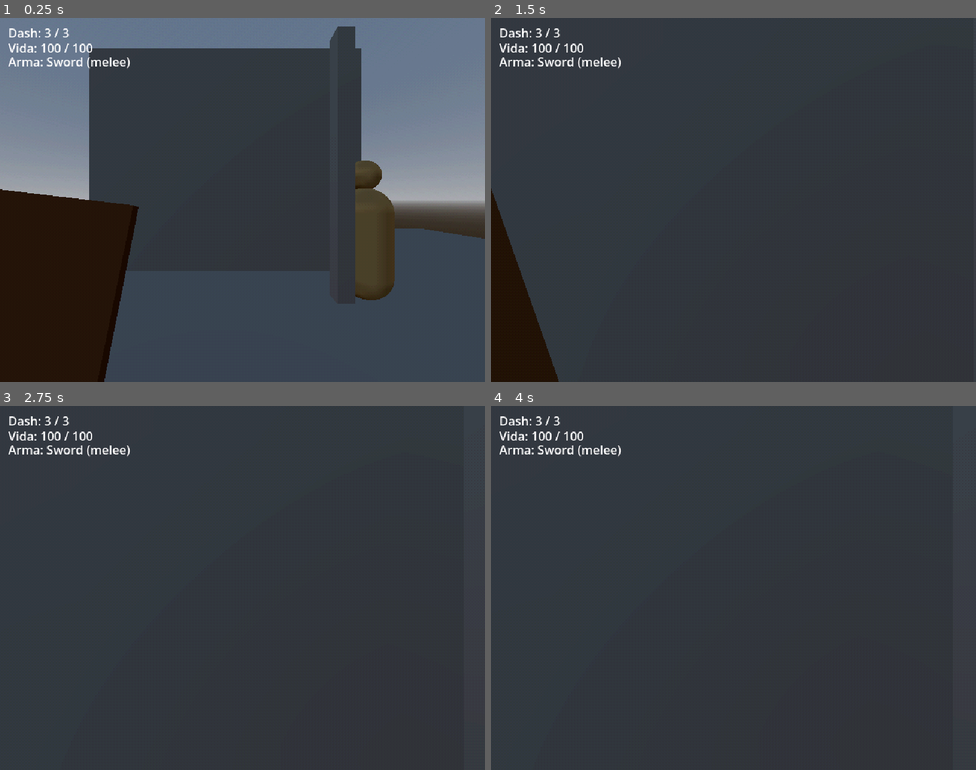
Above: before the commit, frames 1-4 (two rows, left to right).
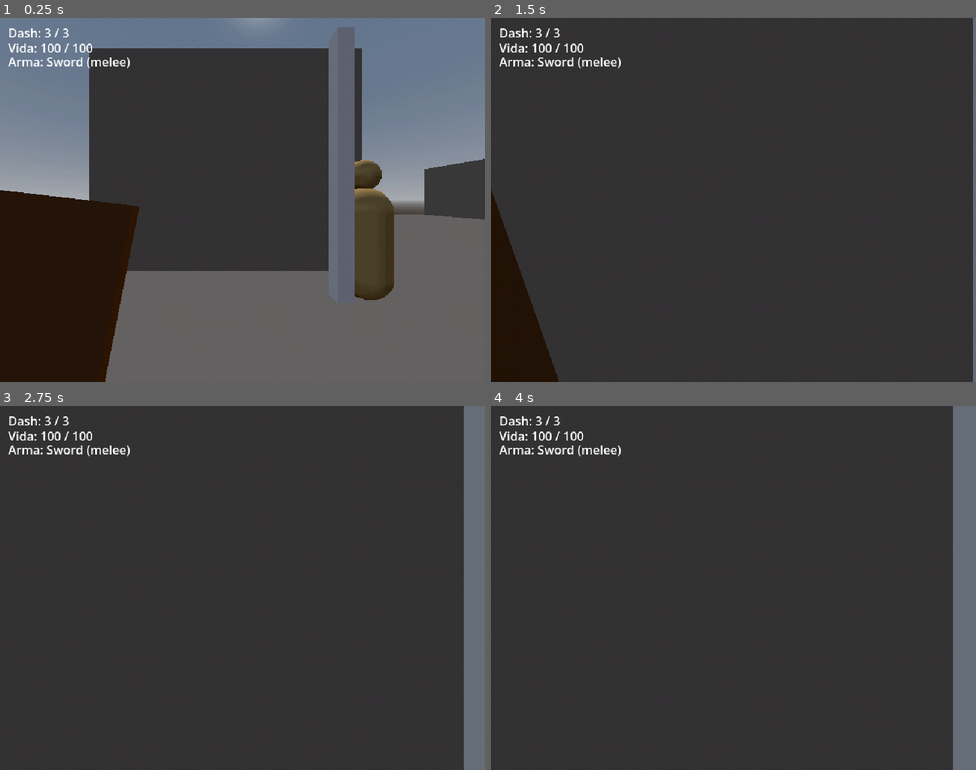
Above: after the commit, the same moments.

Repository: CodeCastersD20/Armagedon_CodeCasters
Game: Godot game, scene res://scenes/main.tscn
Two runs of this game, one before a commit and one after it. Both use one fixed random seed, a clock stepped at 60 frames per second and the inputs below.
Inputs (mouse positions are in pixels of both pictures, inside the frame that each line leads up to):
- Up to frame 1 (0.25 s): no input
- Up to frame 2 (1.5 s): tap Enter at 0.5 s; move the mouse to (757, 200) at 0.52 s; press the mouse at (757, 200) at 0.53 s; hold W (move_forward) from 0.53 s (still down); tap Space (jump) at 0.77 s; move the mouse to (709, 200) at 1.27 s; release the mouse at (709, 200) at 1.28 s; right-click (709, 200) at 1.35 s
- Up to frame 3 (2.75 s): keep holding W (move_forward); tap Space (jump) at 1.52, 2 s; move the mouse to (252, 580) at 2.02 s; hold C (crouch) from 2.03 s (still down)
- Up to frame 4 (4 s): keep holding W (move_forward); tap Enter at 2.75 s; move the mouse to (728, 595) at 2.77 s; release C (crouch) at 2.78 s; tap Shift (dash) at 2.85 s; tap Space (jump) at 3.02, 3.5, 3.77 s; move the mouse to (767, 591) at 3.52 s; tap Ctrl (run_toggle) at 3.6 s

The runs differ from the first frame. In frame 1, 31% of the frame differs, in the area x 0-100%, y 0-100%; in frame 2, 0.6%; in frame 3, 4.4%; in frame 4, 4.8%.

Commit message:
feat(player): aplica filtro psx y nearest a armas, escudo, muñeco y arena

Diff:
--- a/armagedon/project.godot
+++ b/armagedon/project.godot
@@ -105,4 +105,5 @@
 [rendering]
 
 textures/canvas_textures/default_texture_filter=0
+textures/default_filters/use_nearest_mipmap_filter=true
 rendering_device/driver.windows="d3d12"
--- a/armagedon/scenes/World/World.tscn
+++ b/armagedon/scenes/World/World.tscn
@@ -3,6 +3,7 @@
 [ext_resource type="PackedScene" uid="uid://c7gojarrgqvgl" path="res://scenes/Player/player.tscn" id="1_6rd1t"]
 
 [ext_resource type="PackedScene" path="res://scenes/Dummy/TrainingDummy.tscn" id="2_dummy"]
+[ext_resource type="Shader" uid="uid://8cvg1se3q1g0" path="res://assets/shaders/psx.gdshader" id="3_psx"]
 
 [sub_resource type="ProceduralSkyMaterial" id="ProceduralSkyMaterial_6rd1t"]
 sky_horizon_color = Color(0.66224277, 0.6717428, 0.6867428, 1)
@@ -16,24 +17,50 @@
 sky = SubResource("Sky_1bnsl")
 glow_enabled = true
 
+[sub_resource type="ShaderMaterial" id="ShaderMaterial_floor"]
+render_priority = 0
+shader = ExtResource("3_psx")
+shader_parameter/albedo_color = Color(0.42, 0.4, 0.38, 1)
+shader_parameter/snap_resolution = 160.0
+
+[sub_resource type="ShaderMaterial" id="ShaderMaterial_wall"]
+render_priority = 0
+shader = ExtResource("3_psx")
+shader_parameter/albedo_color = Color(0.6, 0.55, 0.5, 1)
+shader_parameter/snap_resolution = 160.0
+
 [node name="World" type="Node3D" unique_id=1111263311]
 
 [node name="WorldEnvironment" type="WorldEnvironment" parent="." unique_id=149825168]
 environment = SubResource("Environment_mbmvx")
 
+[node name="Sol" type="DirectionalLight3D" parent="." unique_id=638401752]
+transform = Transform3D(0.899554, -0.432538, 0.06093937, -0.31086242, -0.5359126, 0.78496003, -0.30686688, -0.7250576, -0.6165421, 1.633307, 12.122532, -13.46772)
+light_energy = 0.9
+
 [node name="Player" parent="." unique_id=1210332556 instance=ExtResource("1_6rd1t")]
 transform = Transform3D(1, 0, 0, 0, 1, 0, 0, 0, 1, 0.0056672096, 0.009530306, 0.007673621)
 
 [node name="Suelo" type="CSGBox3D" parent="." unique_id=671298003]
+transform = Transform3D(1, 0, 0, 0, 1, 0, 0, 0, 1, 0, -0.1, 0)
 use_collision = true
 collision_layer = 2
-size = Vector3(20, 0.001, 20)
+size = Vector3(40, 0.2, 40)
+material = SubResource("ShaderMaterial_floor")
 
 [node name="pared" type="CSGBox3D" parent="." unique_id=112390329]
 transform = Transform3D(1, 0, 0, 0, 1, 0, 0, 0, 1, -0.37693357, 2.4946234, -4.1150413)
 use_collision = true
 collision_layer = 2
 size = Vector3(6.1, 5, 0.1)
+material = SubResource("ShaderMaterial_wall")
 
-[node name="TrainingDummy" parent="." instance=ExtResource("2_dummy")]
+[node name="paredD" type="CSGBox3D" parent="." unique_id=910465878]
+transform = Transform3D(-4.3711392e-08, 0, 1.0000001, 0, 1, 0, -1.0000001, 0, -4.3711392e-08, 20.1, 2.5, 0.0057662725)
+use_collision = true
+collision_layer = 2
+size = Vector3(39.97531, 5, 0.2)
+material = SubResource("ShaderMaterial_wall")
+
+[node name="TrainingDummy" parent="." unique_id=1883699490 instance=ExtResource("2_dummy")]
 transform = Transform3D(1, 0, 0, 0, 1, 0, 0, 0, 1, 2, 0, -3)
--- a/armagedon/scripts/Dummy/training_dummy.gd
+++ b/armagedon/scripts/Dummy/training_dummy.gd
@@ -11,6 +11,10 @@
 @export_range(0.0, 1.0, 0.05) var debug_crit_chance: float = 0.2
 
 
+func _ready() -> void:
+	PsxStyle.apply(self)
+
+
 func take_damage(amount: float, is_critical: bool = false) -> void:
 	is_critical = is_critical or randf() < debug_crit_chance
 	var offset := Vector3(
--- a/armagedon/scripts/Weapons/shield.gd
+++ b/armagedon/scripts/Weapons/shield.gd
@@ -21,6 +21,7 @@
 	position = rest_position
 	rotation_degrees = rest_rotation_degrees
 	_build_mesh()
+	PsxStyle.apply(self)
 	# El WeaponManager es hijo del jugador y se registra antes que este nodo.
 	var manager := get_tree().get_first_node_in_group("weapon_manager") as WeaponManager
 	if manager != null:
--- a/armagedon/scripts/Weapons/weapon.gd
+++ b/armagedon/scripts/Weapons/weapon.gd
@@ -31,6 +31,8 @@
 		_mesh_instance = MeshInstance3D.new()
 		_mesh_instance.mesh = data.mesh
 		add_child(_mesh_instance)
+	# Estilo PSX (Nearest y vertex snapping) en todas las mallas del arma; los materiales se cachean.
+	PsxStyle.apply(self)
 
 
 func _process(delta: float) -> void:
--- a/armagedon/scripts/psx_style.gd
+++ b/armagedon/scripts/psx_style.gd
@@ -19,6 +19,8 @@
 static func apply(
 	root: Node, fallback_texture: Texture2D = null, snap_resolution: float = 0.0
 ) -> void:
+	if root is MeshInstance3D:
+		_apply_to_mesh(root as MeshInstance3D, fallback_texture, snap_resolution)
 	for node in root.find_children("*", "MeshInstance3D", true, false):
 		_apply_to_mesh(node as MeshInstance3D, fallback_texture, snap_resolution)
 
